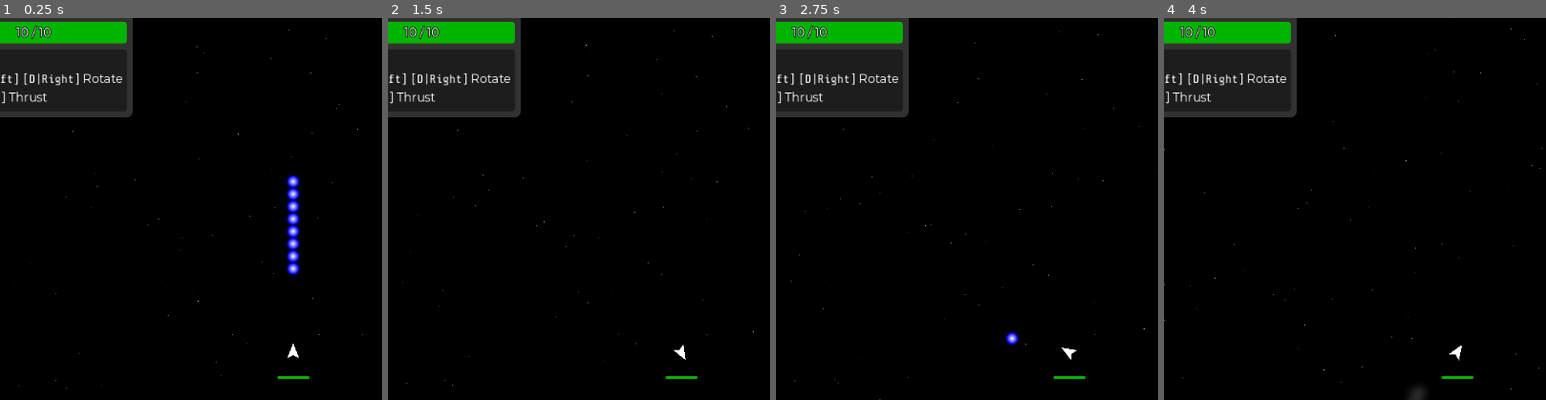
Above: before the commit, frames 1-4 (left to right).
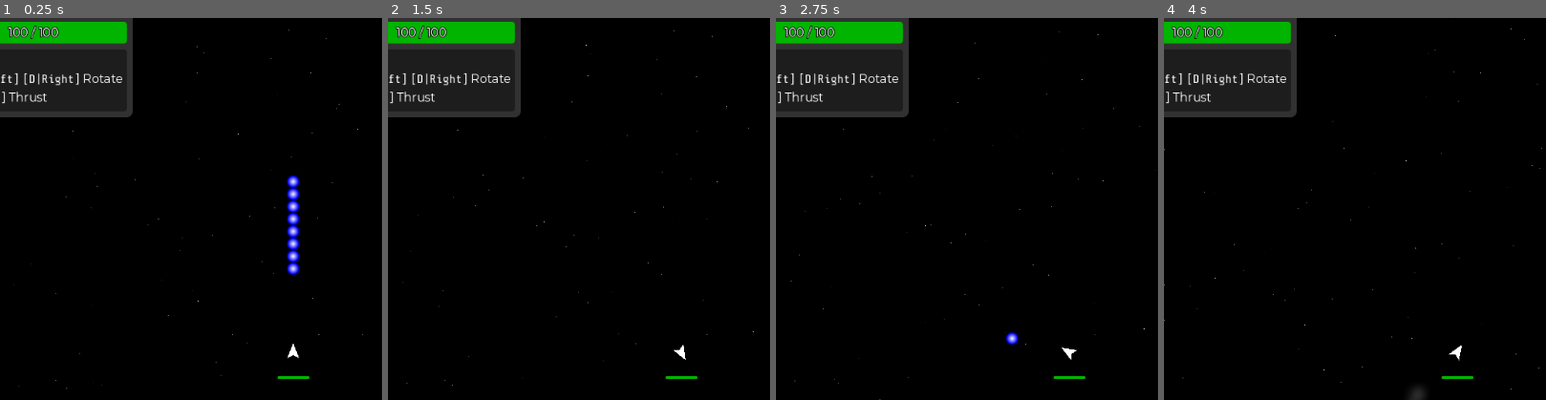
Above: after the commit, the same moments.

Repository: Trantarius/ArcadeGame
Game: Godot game, scene res://main.tscn
Same seed, same stepped clock (60 frames per second), same inputs: the game is played once before the commit and once after it. The engine's default icon, where the game draws it, is replaced by a stand-in: a white triangle on a blue panel in a dark square.
Inputs (mouse positions are % of the whole screen's width and height, from its top left):
- Up to frame 1 (0.25 s): no input
- Up to frame 2 (1.5 s): move the mouse to (72, 45) at 0.52 s; hold D (right) 0.53-1.28 s; move the mouse to (30, 55) at 1.27 s; hold A (left) from 1.28 s (still down)
- Up to frame 3 (2.75 s): move the mouse to (60, 28) at 2.02 s; release A (left) at 2.03 s; hold D (right) from 2.03 s (still down)
- Up to frame 4 (4 s): move the mouse to (45, 70) at 2.77 s; release D (right) at 2.78 s; hold W (forward) 2.78-3.53 s; move the mouse to (80, 65) at 3.52 s; hold A (left) from 3.53 s (still down)
The pictures show only the part of the screen within x 12-62%, y 6-56%; the shares and areas given below are measured in that part.

The runs differ from the first frame. In frame 1, 0.3% of the frame differs, in the area x 2-16%, y 2-6%; in frame 2, 0.3%; in frame 3, 0.3%; in frame 4, 0.3%.

Commit message:
tweak stats

Diff:
--- a/Interpolator.gd
+++ b/Interpolator.gd
@@ -5,6 +5,7 @@
 @export_enum('Ignore:0','Track:1','Interpolate:2') var position_behavior:int = INTERPOLATE
 @export_enum('Ignore:0','Track:1','Interpolate:2') var rotation_behavior:int = INTERPOLATE
 @export_enum('Ignore:0','Track:1') var scale_behavior:int = TRACK
+@export_enum('Ignore:0','Track:1') var modulate_behavior:int = TRACK
 
 ## If non-null, the parent's linear velocity is ignored and this is used instead. Must be either null or a Vector2.
 var linear_velocity_override:Variant = null
@@ -31,3 +32,6 @@
 	match scale_behavior:
 		TRACK:
 			global_scale = get_parent().global_scale
+	match modulate_behavior:
+		TRACK:
+			modulate = get_parent().modulate
--- a/Projectile.gd
+++ b/Projectile.gd
@@ -1,8 +1,9 @@
 class_name Projectile
 extends AnimatableBody2D
 
-## Time left until deletion
+## How long after firing the projectile is destroyed
 @export var lifetime:float = 10
+var lifetime_timer:CountdownTimer = CountdownTimer.new()
 
 @export_group('Damage','damage_')
 @export var damage_amount:float = 1
@@ -23,10 +24,13 @@
 signal hit(collision:KinematicCollision2D)
 signal damage_dealt(damage:Damage)
 
+func _ready()->void:
+	lifetime_timer.time = lifetime
+
 func _physics_process(delta: float) -> void:
 
-	lifetime-=delta
-	if(lifetime<0):
+	modulate.a = clamp(lifetime_timer.time,0,1)
+	if(lifetime_timer.time <= 0):
 		queue_free()
 
 	var collision:KinematicCollision2D = move_and_collide(linear_velocity*delta)
--- a/abilities/light_cannon/light_cannon.gd
+++ b/abilities/light_cannon/light_cannon.gd
@@ -2,6 +2,7 @@
 
 ## Angle (in degrees) between simultaneous projectiles (if there are multiple)
 @export var spread_per_projectile:float = 15
+@export var projectile_lifetime:float = 3
 
 func _on_fire() -> void:
 	var bullet_count:int = max(1,floori(projectile_count))
@@ -17,4 +18,5 @@
 		bullet.source = get_parent()
 		bullet.damage_amount = damage_amount
 		bullet.scale = Vector2.ONE * projectile_size/8
+		bullet.lifetime = projectile_lifetime
 		get_parent().get_parent().add_child(bullet)
--- a/abilities/light_cannon/light_cannon.tscn
+++ b/abilities/light_cannon/light_cannon.tscn
@@ -5,6 +5,7 @@
 
 [node name="LightCannon" type="Node"]
 script = ExtResource("1_i0mqr")
+damage_amount = 10.0
 projectile_speed = 1000.0
 projectile_size = 8.0
 ability_name = &"Light Cannon"
--- a/abilities/scatter_gun/scatter_gun.tscn
+++ b/abilities/scatter_gun/scatter_gun.tscn
@@ -1,11 +1,25 @@
-[gd_scene load_steps=2 format=3 uid="uid://dqs0njvcsrun8"]
+[gd_scene load_steps=3 format=3 uid="uid://dqs0njvcsrun8"]
 
 [ext_resource type="Script" path="res://abilities/light_cannon/light_cannon.gd" id="1_e148m"]
+[ext_resource type="Texture2D" uid="uid://ywnuxr3l0rt6" path="res://abilities/scatter_gun/scatter_gun_icon.png" id="2_frdbm"]
 
 [node name="ScatterGun" type="Node"]
 script = ExtResource("1_e148m")
 spread_per_projectile = 5.0
 fire_rate = 1.0
+damage_amount = 5.0
 projectile_count = 8.0
+projectile_size = 8.0
 ability_name = &"Scatter Gun"
+texture = ExtResource("2_frdbm")
 type = "Weapon"
+description = "Fires a wide spread of weak projectiles. Deals good damage at short range, and is easy to aim.
+
+Damage: {property damage_amount}
+Fire Rate: {property fire_rate}
+Projectile Count: {property projectile_count}
+Projectile Speed: {property projectile_speed}
+Projectile Size: {property projectile_size}"
+mod_name = &"weapon"
+
+[connection signal="fire" from="." to="." method="_on_fire"]
--- a/abilities/scatter_gun/scatter_gun_pickup.tscn
+++ b/abilities/scatter_gun/scatter_gun_pickup.tscn
@@ -3,12 +3,12 @@
 [ext_resource type="Script" path="res://abilities/AbilityPickup.gd" id="1_bipop"]
 [ext_resource type="PackedScene" uid="uid://dqs0njvcsrun8" path="res://abilities/scatter_gun/scatter_gun.tscn" id="2_1ta70"]
 [ext_resource type="Script" path="res://Interpolator.gd" id="3_a5bfm"]
-[ext_resource type="Texture2D" uid="uid://bqutew3hdet82" path="res://abilities/light_cannon/light_cannon_icon.png" id="4_d6u73"]
+[ext_resource type="Texture2D" uid="uid://ywnuxr3l0rt6" path="res://abilities/scatter_gun/scatter_gun_icon.png" id="4_ll66w"]
 
 [sub_resource type="RectangleShape2D" id="RectangleShape2D_mo1ov"]
 size = Vector2(32, 32)
 
-[node name="LightCannonPickup" type="RigidBody2D"]
+[node name="ScatterGunPickup" type="RigidBody2D"]
 collision_layer = 8
 collision_mask = 3
 script = ExtResource("1_bipop")
@@ -23,4 +23,6 @@
 
 [node name="Sprite2D" type="Sprite2D" parent="Interpolator"]
 scale = Vector2(0.125, 0.125)
-texture = ExtResource("4_d6u73")
+texture = ExtResource("4_ll66w")
+
+[connection signal="picked_up" from="." to="." method="_on_picked_up"]
--- a/hornet/hornet.gd
+++ b/hornet/hornet.gd
@@ -34,8 +34,10 @@
 		reference_velocity = target.linear_velocity
 		reference_acceleration = target.linear_acceleration
 
+		# reverse the charging if too far or facing the wrong direction
 		var tdist:float = (target.position-position).length()
-		fire_timer.reverse = tdist>3*base_distance/2
+		fire_timer.reverse = ((tdist>3*base_distance/2 || abs(angle_difference(rotation,angular_target))>1)
+							 && fire_timer.time<charge_delay)
 
 
 	if(is_instance_valid(charging_shot)):
@@ -43,13 +45,13 @@
 			charging_shot.queue_free()
 			charging_shot=null
 		else:
-			charging_shot.scale = Vector2.ONE * (fire_delay-fire_timer.time)/fire_delay
+			charging_shot.scale = Vector2.ONE * (charge_delay-fire_timer.time)/charge_delay
 			var interp:Interpolator = charging_shot.get_node(^'Interpolator')
 			interp.linear_velocity_override = linear_velocity + angular_velocity * $Marker2D.position.orthogonal()
 			interp.angular_velocity_override = angular_velocity
-			if(fire_timer.time<=0):
+			if(fire_timer.time<=0 && abs(angle_difference(rotation,angular_target))<0.1):
 				fire()
-				fire_timer.time += fire_delay
+				fire_timer.time = fire_delay
 	elif(fire_timer.time<=charge_delay):
 		make_new_shot()
 
@@ -61,13 +63,14 @@
 	charging_shot.position=$Marker2D.position
 	charging_shot.source=self
 	charging_shot.hit.connect(on_charging_shot_hit)
+	charging_shot.scale = Vector2.ZERO
 
 func on_charging_shot_hit(_collision:KinematicCollision2D)->void:
 	fire_timer.time = fire_delay
 
 func fire()->void:
 	charging_shot.reparent(get_parent())
-	charging_shot.linear_velocity = 200 * global_transform.basis_xform(Vector2.RIGHT).normalized() + linear_velocity
+	charging_shot.linear_velocity = 200 * global_transform.basis_xform(Vector2.RIGHT).normalized() + reference_velocity
 	charging_shot.hit.disconnect(on_charging_shot_hit)
 	var interp:Interpolator = charging_shot.get_node(^'Interpolator')
 	interp.linear_velocity_override = null
--- a/hornet/hornet.tscn
+++ b/hornet/hornet.tscn
@@ -8,8 +8,9 @@
 collision_layer = 4
 collision_mask = 7
 script = ExtResource("1_ghiqj")
+contact_damage = 10.0
 point_value = 5.0
-max_health = 3.0
+max_health = 30.0
 radius = 24.0
 
 [node name="Interpolator" type="Node2D" parent="."]
--- a/hornet/hornet_shot.tscn
+++ b/hornet/hornet_shot.tscn
@@ -24,6 +24,7 @@
 collision_mask = 3
 sync_to_physics = false
 script = ExtResource("1_1d245")
+damage_amount = 10.0
 
 [node name="Interpolator" type="Node2D" parent="."]
 script = ExtResource("2_v0427")
--- a/main.tscn
+++ b/main.tscn
@@ -3,7 +3,6 @@
 [ext_resource type="PackedScene" uid="uid://crylwoyahw6go" path="res://ui/info_panel.tscn" id="2_8k6rt"]
 [ext_resource type="PackedScene" uid="uid://b4v2b4cphju7v" path="res://ui/debug_menu.tscn" id="3_bx4mw"]
 [ext_resource type="PackedScene" uid="uid://ccgupredk0a3f" path="res://player/player.tscn" id="3_d6lla"]
-[ext_resource type="PackedScene" uid="uid://cb3satgchcg1i" path="res://spiky/spiky.tscn" id="5_cgv82"]
 [ext_resource type="Script" path="res://asteroid/AsteroidSpawner.gd" id="5_hea7j"]
 [ext_resource type="Script" path="res://PickupSpawner.gd" id="6_0lnqi"]
 [ext_resource type="PackedScene" uid="uid://c470br5y4agbp" path="res://pickups/health_pickup.tscn" id="6_h8vvy"]
@@ -16,6 +15,7 @@
 [ext_resource type="PackedScene" uid="uid://7fxmn5qcukpx" path="res://abilities/handbrake/handbrake_pickup.tscn" id="11_oynry"]
 [ext_resource type="PackedScene" uid="uid://dj3sihx7v1ip0" path="res://abilities/sidestep/sidestep_pickup.tscn" id="12_gm13v"]
 [ext_resource type="PackedScene" uid="uid://cfy8pkp2n4b8d" path="res://abilities/light_cannon/light_cannon_pickup.tscn" id="13_nrt7w"]
+[ext_resource type="PackedScene" uid="uid://cgy3if02alej2" path="res://abilities/scatter_gun/scatter_gun_pickup.tscn" id="15_c0lh3"]
 
 [node name="Main" type="Node"]
 
@@ -39,7 +39,7 @@
 [node name="EnemySpawner" type="Node" parent="."]
 script = ExtResource("6_xg0x2")
 target_points = 100.0
-enemy_list = Array[PackedScene]([ExtResource("6_x6syn"), ExtResource("5_cgv82"), ExtResource("6_x7aoa")])
+enemy_list = Array[PackedScene]([ExtResource("6_x6syn"), ExtResource("6_x7aoa")])
 
 [node name="AsteroidSpawner" type="Node" parent="."]
 script = ExtResource("5_hea7j")
@@ -48,7 +48,7 @@
 
 [node name="PickupSpawner" type="Node" parent="."]
 script = ExtResource("6_0lnqi")
-pickup_list = Array[PackedScene]([ExtResource("6_h8vvy"), ExtResource("9_tblqw"), ExtResource("11_oynry"), ExtResource("12_gm13v"), ExtResource("13_nrt7w")])
+pickup_list = Array[PackedScene]([ExtResource("6_h8vvy"), ExtResource("9_tblqw"), ExtResource("11_oynry"), ExtResource("12_gm13v"), ExtResource("13_nrt7w"), ExtResource("15_c0lh3")])
 
 [node name="HitNumberSpawner" type="Node" parent="."]
 script = ExtResource("10_mwqnm")
--- a/player/bullet.tscn
+++ /dev/null
@@ -1,35 +0,0 @@
-[gd_scene load_steps=6 format=3 uid="uid://bde3v6ered7ln"]
-
-[ext_resource type="Script" path="res://Projectile.gd" id="1_64ttv"]
-[ext_resource type="Script" path="res://Interpolator.gd" id="2_ritcm"]
-
-[sub_resource type="CircleShape2D" id="CircleShape2D_33omy"]
-radius = 16.0
-
-[sub_resource type="Gradient" id="Gradient_v04mo"]
-offsets = PackedFloat32Array(0, 0.8, 1)
-colors = PackedColorArray(1, 1, 1, 1, 0, 0, 1, 1, 0, 0, 1, 0)
-
-[sub_resource type="GradientTexture2D" id="GradientTexture2D_y6rjq"]
-gradient = SubResource("Gradient_v04mo")
-width = 36
-height = 36
-fill = 1
-fill_from = Vector2(0.5, 0.5)
-fill_to = Vector2(0.5, 0)
-
-[node name="Bullet" type="AnimatableBody2D"]
-collision_layer = 0
-collision_mask = 5
-sync_to_physics = false
-script = ExtResource("1_64ttv")
-
-[node name="CollisionShape2D" type="CollisionShape2D" parent="."]
-visible = false
-shape = SubResource("CircleShape2D_33omy")
-
-[node name="Interpolator" type="Node2D" parent="."]
-script = ExtResource("2_ritcm")
-
-[node name="Sprite2D" type="Sprite2D" parent="Interpolator"]
-texture = SubResource("GradientTexture2D_y6rjq")
--- a/player/player.tscn
+++ b/player/player.tscn
@@ -65,6 +65,7 @@
 collision_layer = 2
 physics_material_override = SubResource("PhysicsMaterial_tuyrf")
 script = ExtResource("1_n287t")
+max_health = 100.0
 max_linear_thrust = 256.0
 max_linear_speed = 800.0
 max_angular_thrust = 256.0
--- a/spiky/spiky.tscn
+++ b/spiky/spiky.tscn
@@ -9,7 +9,7 @@
 collision_layer = 4
 collision_mask = 7
 script = ExtResource("1_185kc")
-contact_damage = 3.0
+contact_damage = 30.0
 contact_suicide = true
 max_health = 1.0
 linear_control_mode = 3
--- a/spiky/spiky_factory.tscn
+++ b/spiky/spiky_factory.tscn
@@ -10,6 +10,7 @@
 contact_monitor = true
 script = ExtResource("1_8hxwo")
 point_value = 10.0
+max_health = 100.0
 radius = 64.0
 linear_control_mode = 2
 angular_control_mode = 2
Binary file added: abilities/scatter_gun/scatter_gun_icon.png
Not shown, added: abilities/scatter_gun/scatter_gun_icon.png.import
Not shown, changed: blender/TempIcon.blend
